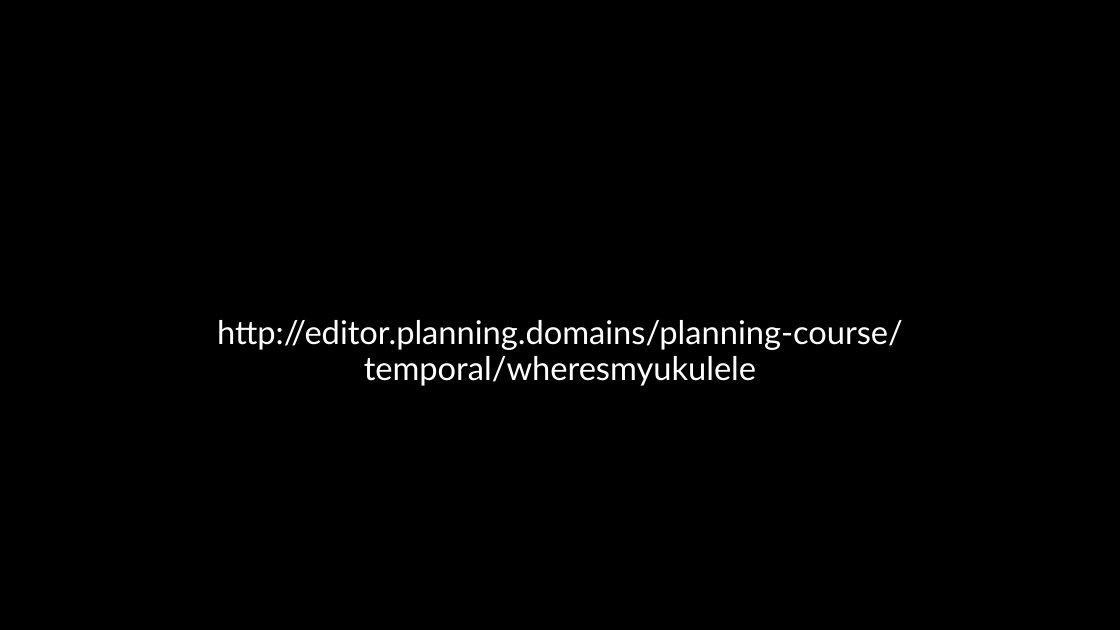
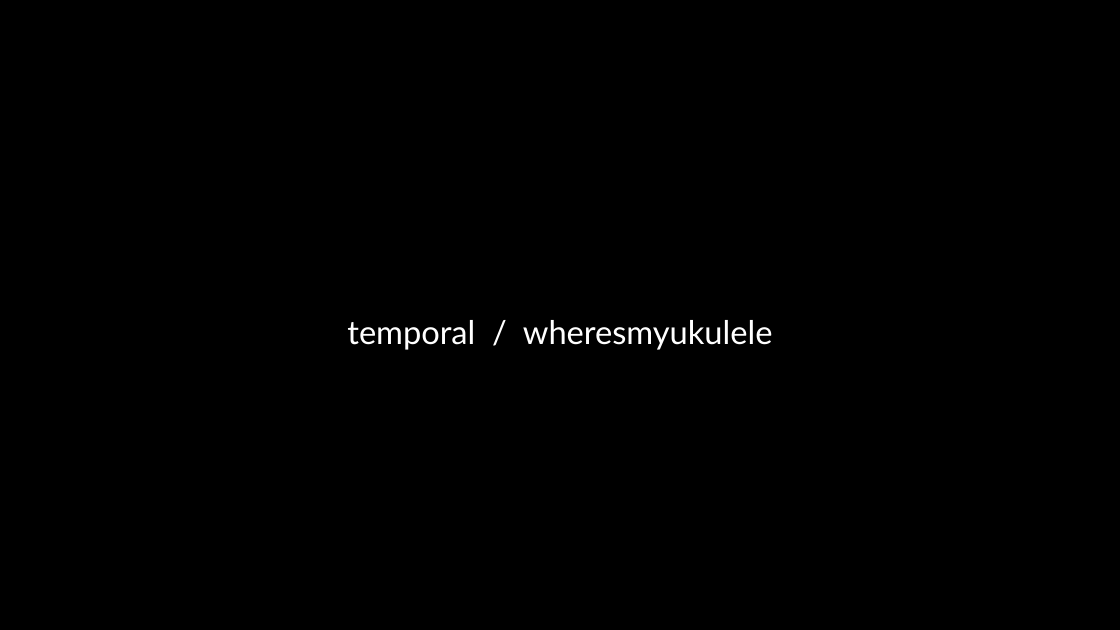
Before and after one commit to AI-Planning/modeling-in-pddl, a slide deck: slide 13 of exercises/cisc-813/temporal/slides.pptx. Drawn at 1120x630 pixels with LibreOffice and Linux fonts; fonts in the diff are those of the drawing. Boxes give left, top, right and bottom in pixels: in the first picture for what was removed or moved away, otherwise in the second. Text is boxed around its words. In the diff, an @@ line names an element or a change of style, - is before the commit and + after.

```diff
--- a/exercises/cisc-813/temporal/slides.pptx
+++ b/exercises/cisc-813/temporal/slides.pptx
@@ text at (x1=347, y1=320, x2=773, y2=350): text changed @@
-http://editor.planning.domains/planning-course/
-temporal/wheresmyukulele
+temporal / wheresmyukulele
```
Also in this commit, not shown: 9 other slides changed, 7 other files.
